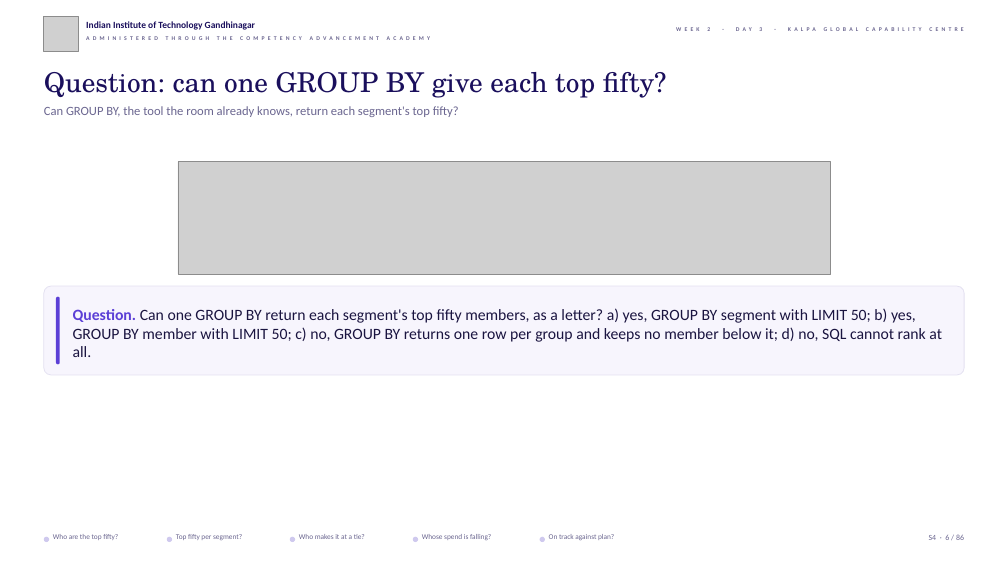
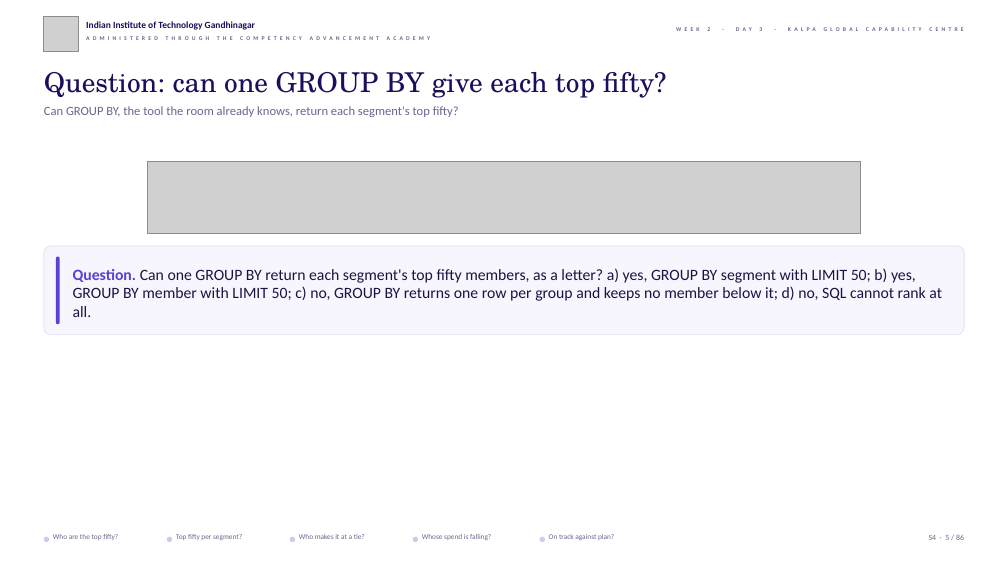
Before and after one commit to fde-academy-lab/c2-content-factory, a slide deck: slide 5 of content/W02/D3/slides/C2_W02_D03_half1_STUDENT.pptx (slide 6 before the commit). Drawn at 1008x567 pixels with LibreOffice and Linux fonts; fonts in the diff are those of the drawing; grey boxes stand for pictures; background and template pictures are left out. Boxes give left, top, right and bottom in pixels: in the first picture for what was removed or moved away, otherwise in the second. Text is boxed around its words. In the diff, an @@ line names an element or a change of style, - is before the commit and + after.

```diff
--- a/content/W02/D3/slides/C2_W02_D03_half1_STUDENT.pptx
+++ b/content/W02/D3/slides/C2_W02_D03_half1_STUDENT.pptx
@@ picture: place and size @@
-picture at bbox=[178, 162, 830, 274]
+picture at bbox=[147, 162, 861, 234]
@@ 2 rounded rectangles, 1 text: place and size @@
-2 rounded rectangles, 1 text at bbox=[44, 286, 964, 375]
+2 rounded rectangles, 1 text at bbox=[44, 246, 964, 335]
```
Also in this commit, not shown: 25 other slides changed, 3 other files.
